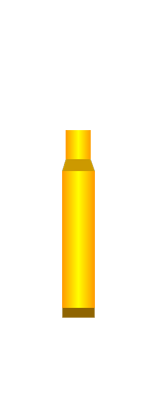
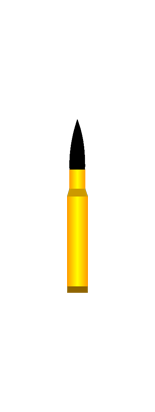
Before/after of a 155 × 412 layered artwork. What changed in the layer stack:
added layer "레이어 1" above "레이어 0" over bbox(67, 119, 88, 293)
hid "레이어 0" over bbox(62, 130, 95, 318)
